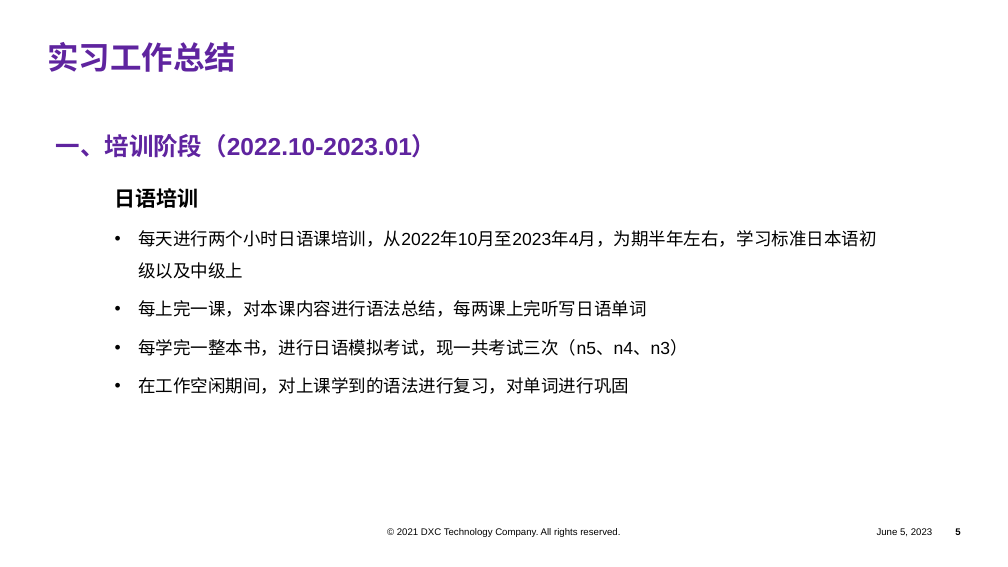
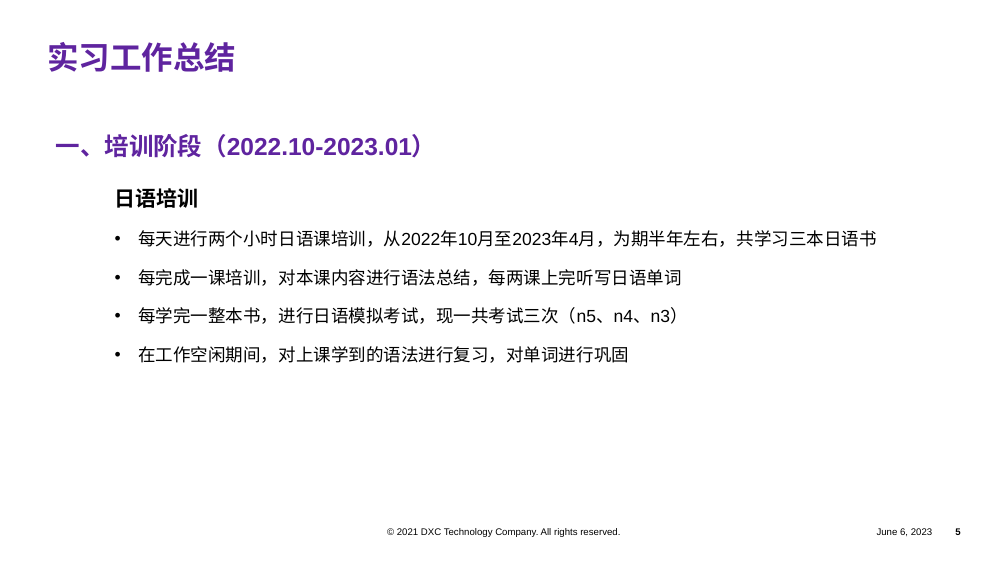
Before and after one commit to pangpangzhuxiaoyu/zhubiye, a slide deck: slide 5 of company space/实习报告/实习报告_朱赫 [.pptx. Drawn at 1008x567 pixels with LibreOffice and Linux fonts; fonts in the diff are those of the drawing; background and template pictures are left out. Boxes give left, top, right and bottom in pixels: in the first picture for what was removed or moved away, otherwise in the second. Text is boxed around its words. In the diff, an @@ line names an element or a change of style, - is before the commit and + after.

Commit message:
報告完成

```diff
--- a/company space/实习报告/实习报告_朱赫 [.pptx
+++ b/company space/实习报告/实习报告_朱赫 [.pptx
@@ text at [138,230,876,286]: text changed @@
-• 每天进行两个小时日语课培训，从2022年10月至2023年4月，为期半年左右，学习标准日本语初级以及中级上
-• 每上完一课，对本课内容进行语法总结，每两课上完听写日语单词
+• 每天进行两个小时日语课培训，从2022年10月至2023年4月，为期半年左右，共学习三本日语书
+• 每完成一课培训，对本课内容进行语法总结，每两课上完听写日语单词
```
Also in this commit, not shown: 11 other slides changed.
